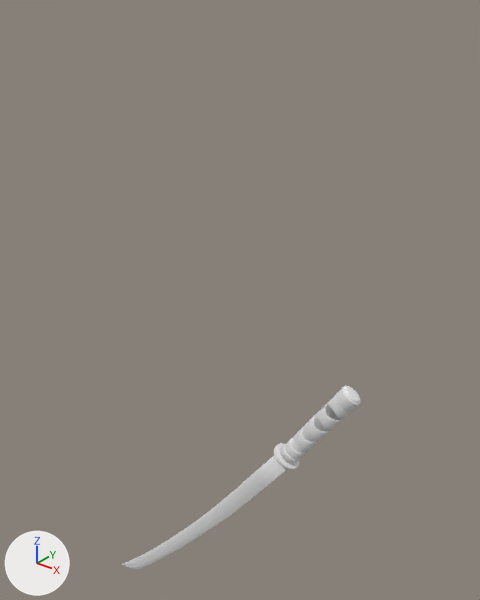
An edit to the FBX model Assets/Models/Weapon/Katana/Katana.fbx, drawn before and after from the same camera.
The view is the same before and after, from a 50 mm lens placed at (1.05, -1.29, 1.52), pointed at (-0.12, 0.17, 0.61). Arrows for +X, +Y and +Z are at lower left; the lights stay in place. The older version comes first. Where no turn or scale is listed for an object, it has been applied to the vertices. Vertices at exactly the same position are counted once.
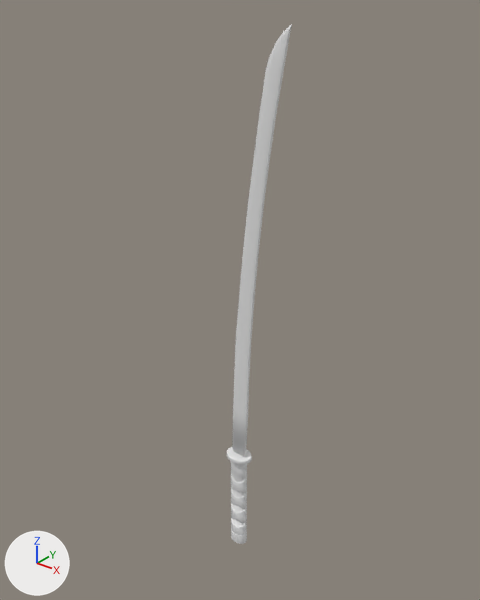
Commit message: katana fix

Where the change shows, as pixel boxes (x1, y1, x2, y2) in the pictures (480 x 600 px; the box of a moved part takes in the faces that stretch with it):
'Cube.001', reshaped (72% narrower, 182% taller)
    before: (123, 386, 361, 570)
    after: (227, 24, 292, 544)
part 1 of me_cube, moved or reshaped
    before: (123, 455, 287, 570)
    after: (232, 24, 292, 457)
part 2 of me_cube, moved or reshaped
    before: (280, 386, 361, 465)
    after: (230, 461, 247, 544)
part 3 of me_cube, moved or reshaped
    before: (274, 443, 299, 471)
    after: (227, 447, 252, 465)
part 4 of me_cube, added
    after: (231, 465, 247, 535)
part 5 of me_cube, deleted
    before: (285, 396, 351, 460)

The change in detail:
me_cube is used by ob_cube_001; location (0.0, 0.0, 0.0).
me_cube had 2055 vertices, 2035 faces and spanned x -0.626..0.404, y -0.033..0.033, z -0.719..0.576.
me_cube now has 2054 vertices, 2035 faces and spans x -0.049..0.145, y -0.014..0.052, z -0.201..1.425.
me_cube part 1: the loose piece of 206 vertices spanning x -0.626..0.211, y -0.004..0.004, z -0.719..0.278 is turned 147.1 degrees about the y axis through its middle, then moved by (0.272, 0.019, 0.999).
me_cube part 2: the loose piece of 448 vertices spanning x 0.167..0.404, y -0.021..0.021, z 0.252..0.576 is turned 147.1 degrees about the y axis through its middle, then moved by (-0.291, 0.019, -0.436).
me_cube part 3: the loose piece of 128 vertices spanning x 0.148..0.226, y -0.033..0.033, z 0.233..0.292 is turned 147.1 degrees about the y axis through its middle, then moved by (-0.192, 0.019, -0.104).
me_cube part 4: a new loose piece of 1272 vertices spanning x -0.035..0.023, y 0.0..0.039, z -0.189..0.155.
me_cube part 5: the loose piece of 1273 vertices spanning x 0.172..0.393, y -0.019..0.02, z 0.257..0.558 is deleted.
